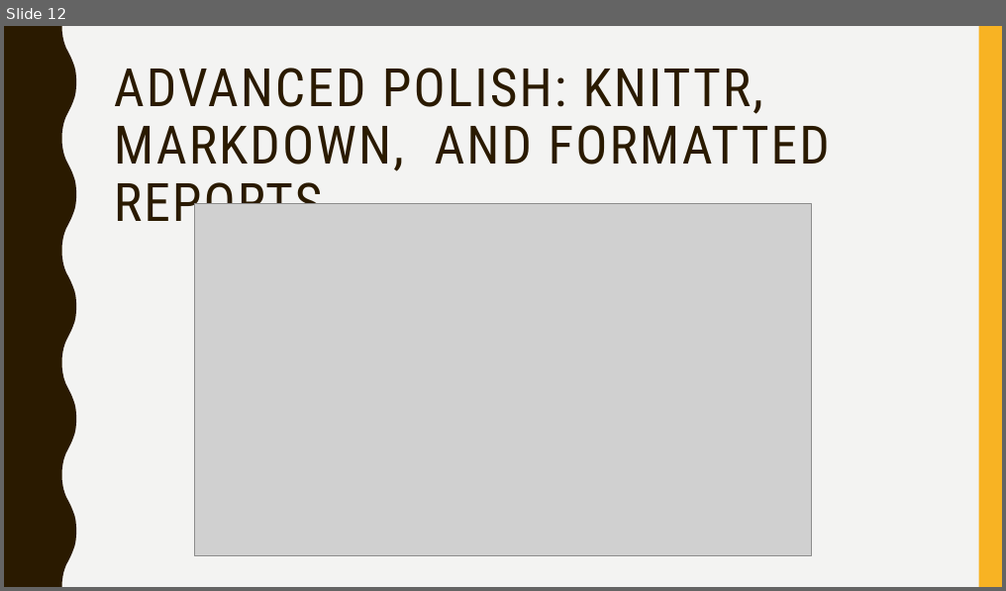
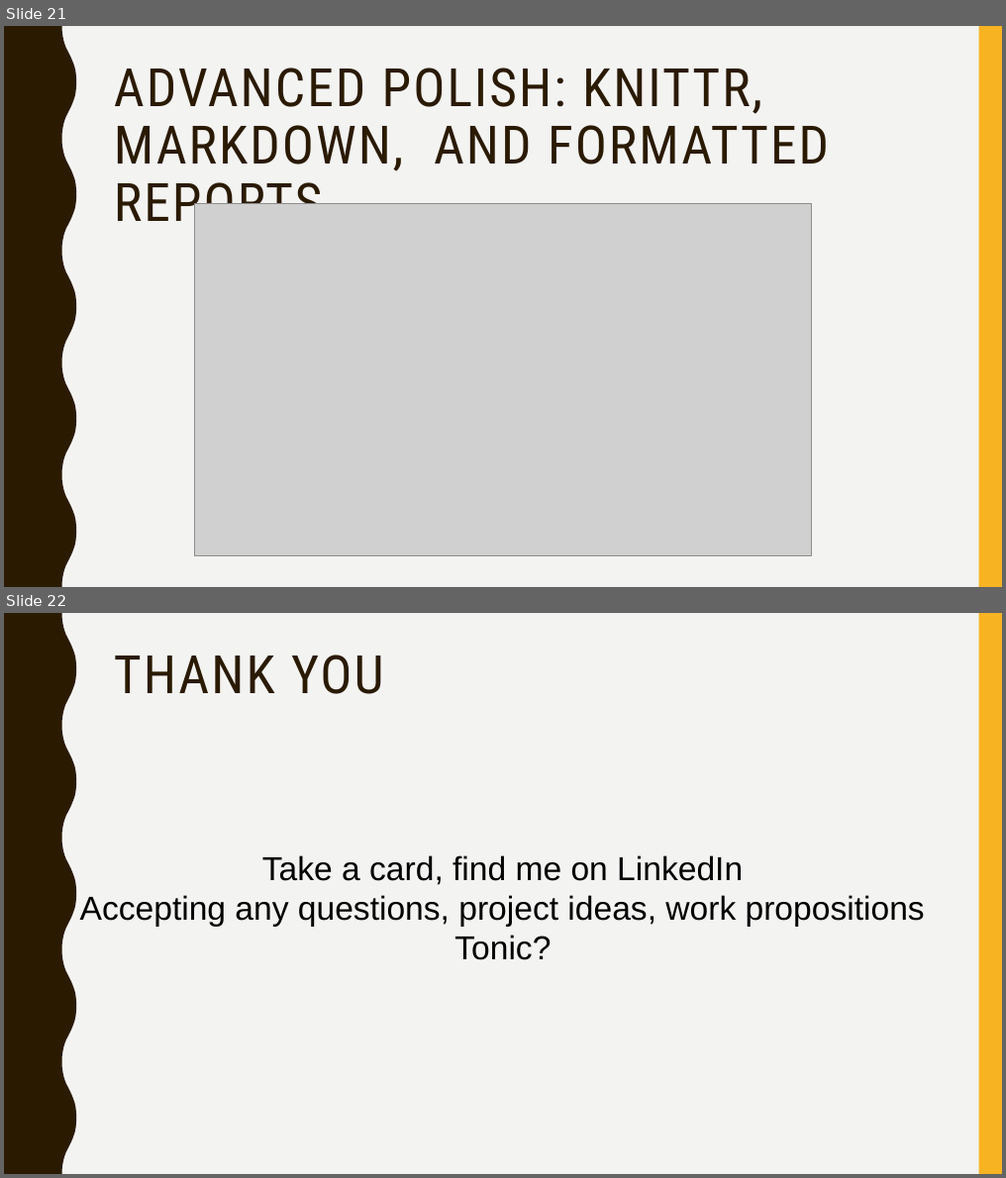
Before and after one commit to MDshuey/Tutorials, a slide deck: tidyverse.pptm. Shown one above the other, each under a label of ours: slide 12 before the commit, slides 21 and 22 after it. The pictures are 1006x591 and 1006x1178 pixels, drawn with LibreOffice and Linux fonts; fonts in the diff are those of the drawing; grey boxes stand for pictures. Boxes give left, top, right and bottom in pixels: in the first picture for what was removed or moved away, otherwise in the second. Text is boxed around its words. In the diff, an @@ line names an element or a change of style, - is before the commit and + after.

```diff
--- a/tidyverse.pptm
+++ b/tidyverse.pptm
@@ slide 22 added at bbox=[4, 613, 1002, 1174], background #F3F3F2; not listed: 2 template elements that a slide beside it also shows @@
@@ text added at bbox=[114, 655, 384, 694], 51 pt, text #2A1A00 @@
+THANK YOU
@@ text added at bbox=[80, 856, 925, 960], 32 pt, text #000000 @@
+Take a card, find me on LinkedIn
+Accepting any questions, project ideas, work propositions
+Tonic?
@@ what was slide 12 is now slide 21 @@
```
Also in this commit, not shown: 11 other slides changed, 10 other slides added, 2 slides removed, 2 other files.
